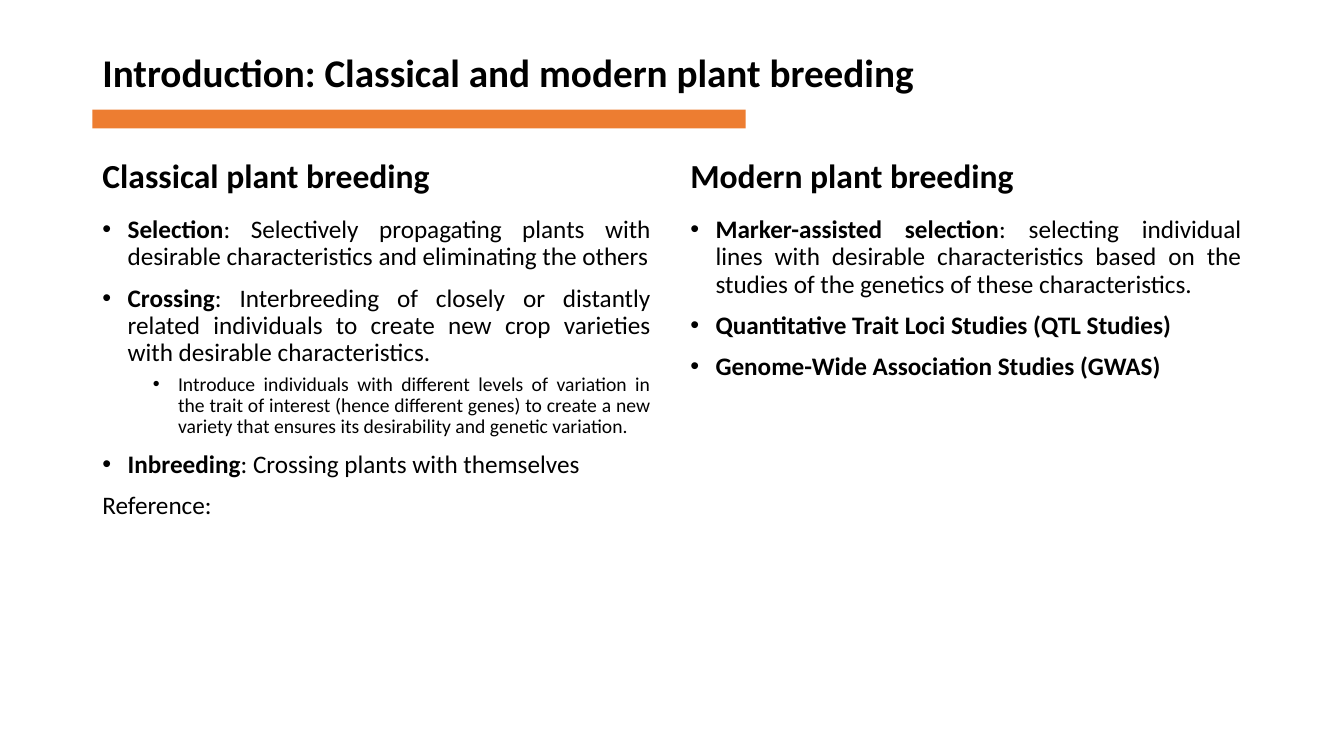
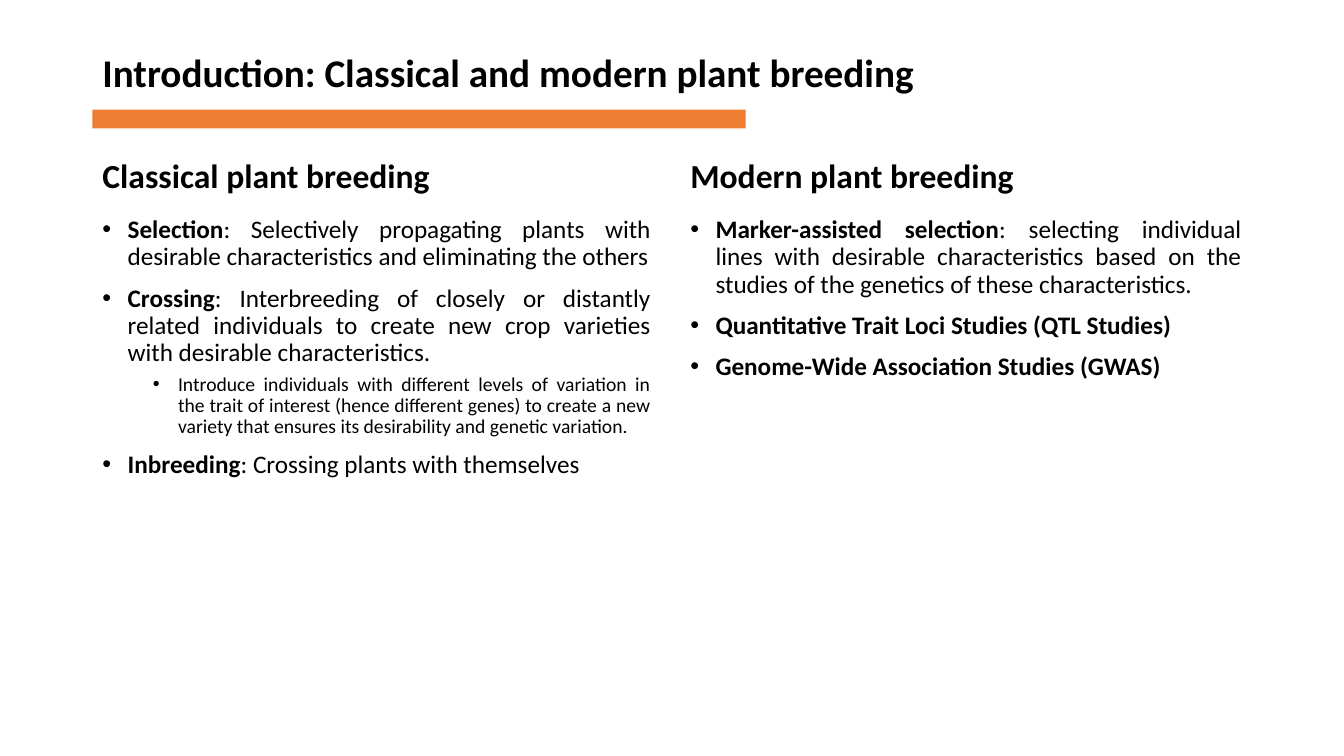
Before and after one commit to firzaariany/Course_Tree_improvement, a slide deck: slide 4 of Advances in quantitative genetics.pptx. Drawn at 1344x756 pixels with LibreOffice and Linux fonts; fonts in the diff are those of the drawing. Boxes give left, top, right and bottom in pixels: in the first picture for what was removed or moved away, otherwise in the second. Text is boxed around its words. In the diff, an @@ line names an element or a change of style, - is before the commit and + after.

```diff
--- a/Advances in quantitative genetics.pptx
+++ b/Advances in quantitative genetics.pptx
@@ text at bbox=[102, 496, 211, 514]: paragraph removed @@
-Reference:
```
Also in this commit, not shown: 8 other slides changed, 4 slides added.
